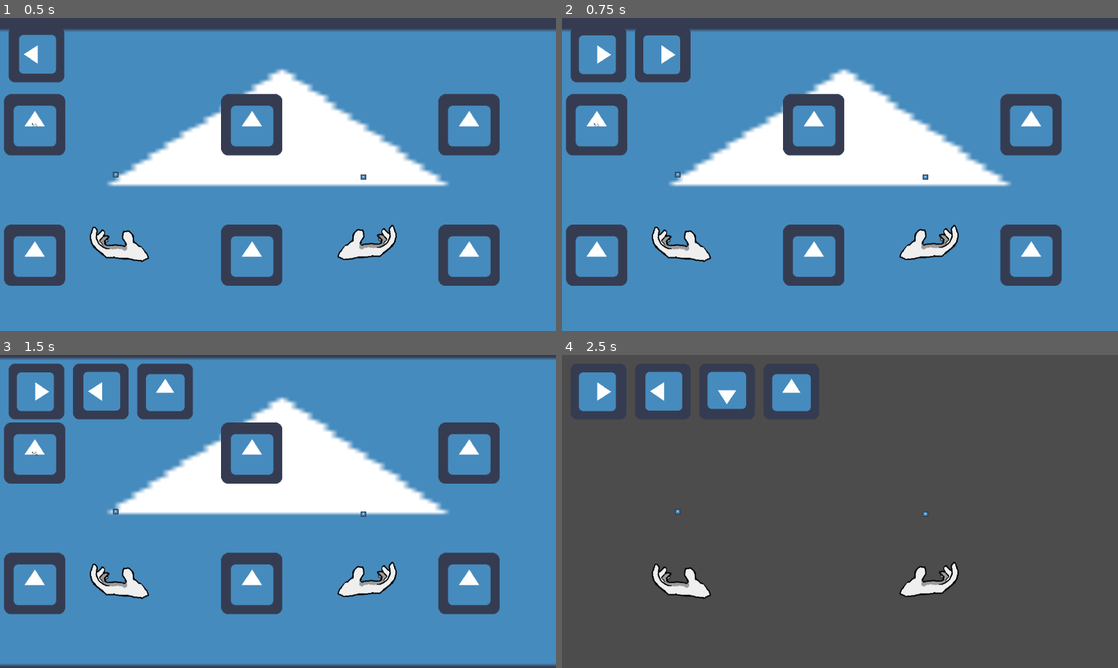
Above: before the commit, frames 1-4 (two rows, left to right).
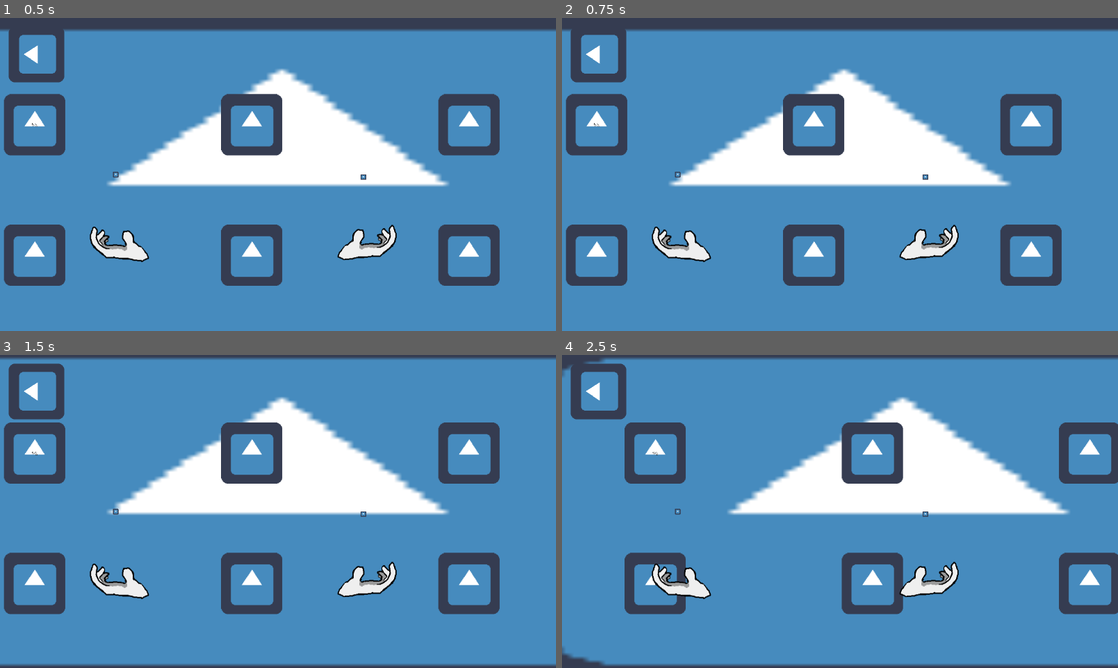
Above: after the commit, the same moments.

Repository: ConnorWhalen/gmtk2018
Game: Godot game, scene res://stage.tscn
Two runs of this game, one before a commit and one after it. Both use one fixed random seed, a clock stepped at 60 frames per second and the inputs below. The engine's default icon, where the game draws it, is replaced by a stand-in: a white triangle on a blue panel in a dark square.
Inputs:
- Up to frame 1 (0.5 s): no input
- Up to frame 2 (0.75 s): tap Enter at 0.5 s; hold S (right_select) from 0.53 s (still down); tap Space (space) at 0.6 s
- Up to frame 3 (1.5 s): tap Space (space) at 1.25 s; release S (right_select) at 1.28 s; hold A (left_select) from 1.28 s (still down); tap Down (scroll_down) at 1.35 s
- Up to frame 4 (2.5 s): tap Space (space) at 1.55, 2.3 s; tap Enter at 2 s; release A (left_select) at 2.03 s; hold S (right_select) from 2.03 s (still down); hold Left (scroll_left) from 2.03 s (still down)

Frame 1 is identical in both runs. In frame 2, 1.2% of the frame differs, in the area x 3-24%, y 3-21%; in frame 3, 2.4%; in frame 4, 87%, in the area x 0-100%, y 0-100%.

Commit message:
Add opening and grabbing items

Diff:
--- a/cupboard.gd
+++ b/cupboard.gd
@@ -1,6 +1,7 @@
 extends Node2D
 
 var has_item
+var closed
 var rect
 
 func _ready():
@@ -14,17 +15,20 @@
 	rect = Rect2(position - rect_size*0.5, rect_size)
 	self.close()
 	has_item = true
+	closed = true
 
 func open():
 	get_node("closed").visible = false
 	get_node("open").visible = true
 	if has_item:
 		get_node("item").visible = true
+	closed = false
 
 func close():
 	get_node("open").visible = false
 	get_node("item").visible = false
 	get_node("closed").visible = true
+	closed = true
 
 func collect():
 	has_item = false
@@ -39,5 +43,15 @@
 	get_node("item").scale = Vector2(0.5, 0.5)
 
 func collide(point):
-	print(point-self.position)
 	return rect.has_point(point)
+
+func is_closed():
+	return closed
+
+func select():
+	if closed:
+		self.open()
+	elif has_item:
+		self.collect()
+		return true
+	return false
--- a/cupboard_manager.gd
+++ b/cupboard_manager.gd
@@ -12,8 +12,6 @@
 	pass
 
 func _process(delta):
-
-	#print(camera.location())
 	var left_cupboard = self.collide(left_detector+camera.location())
 	if left_cupboard != left_highlighted:
 		if left_highlighted != null:
@@ -42,7 +40,6 @@
 	camera = camera_
 
 func collide(point):
-	#print(point)
 	var children = self.get_children()
 	for i in range(len(children)):
 		if children[i].collide(point):
@@ -54,3 +51,13 @@
 
 func unhighlight(index):
 	self.get_children()[index].unhighlight()
+
+func select_left():
+	if left_highlighted != null:
+		return self.get_children()[left_highlighted].select()
+	return false
+
+func select_right():
+	if right_highlighted != null:
+		return self.get_children()[right_highlighted].select()
+	return false
--- a/stage.gd
+++ b/stage.gd
@@ -46,7 +46,22 @@
 	if (Input.is_action_pressed("scroll_down") and (camera.position.y + screen_size.y*0.5) < camera.limit_bottom):
 		camera.position.y += SCROLL_SPEED * delta
 
-	if (Input.is_action_just_pressed("space")):
-		checklist.check()
-		if checklist.complete():
-			get_node("scrolling").visible = false
+	# if (Input.is_action_just_pressed("space")):
+	# 	checklist.check()
+	# 	if checklist.complete():
+	# 		get_node("scrolling").visible = false
+
+	if (Input.is_action_just_pressed("left_select")):
+		var success = cupboard_manager.select_left()
+		if (success):
+			checklist.check()
+			if checklist.complete():
+				get_node("scrolling").visible = false
+
+
+	if (Input.is_action_just_pressed("right_select")):
+		var success = cupboard_manager.select_right()
+		if (success):
+			checklist.check()
+			if checklist.complete():
+				get_node("scrolling").visible = false
